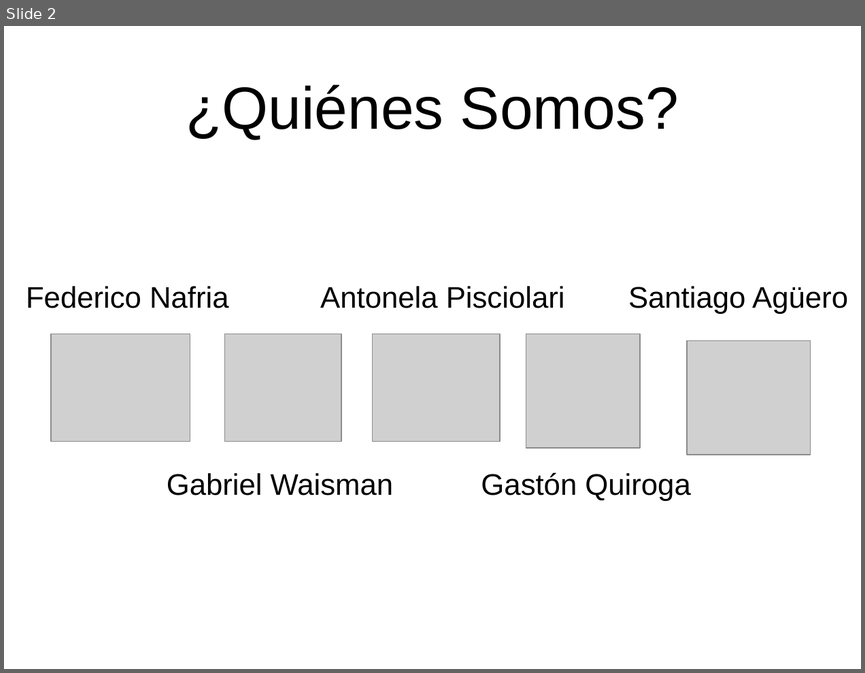
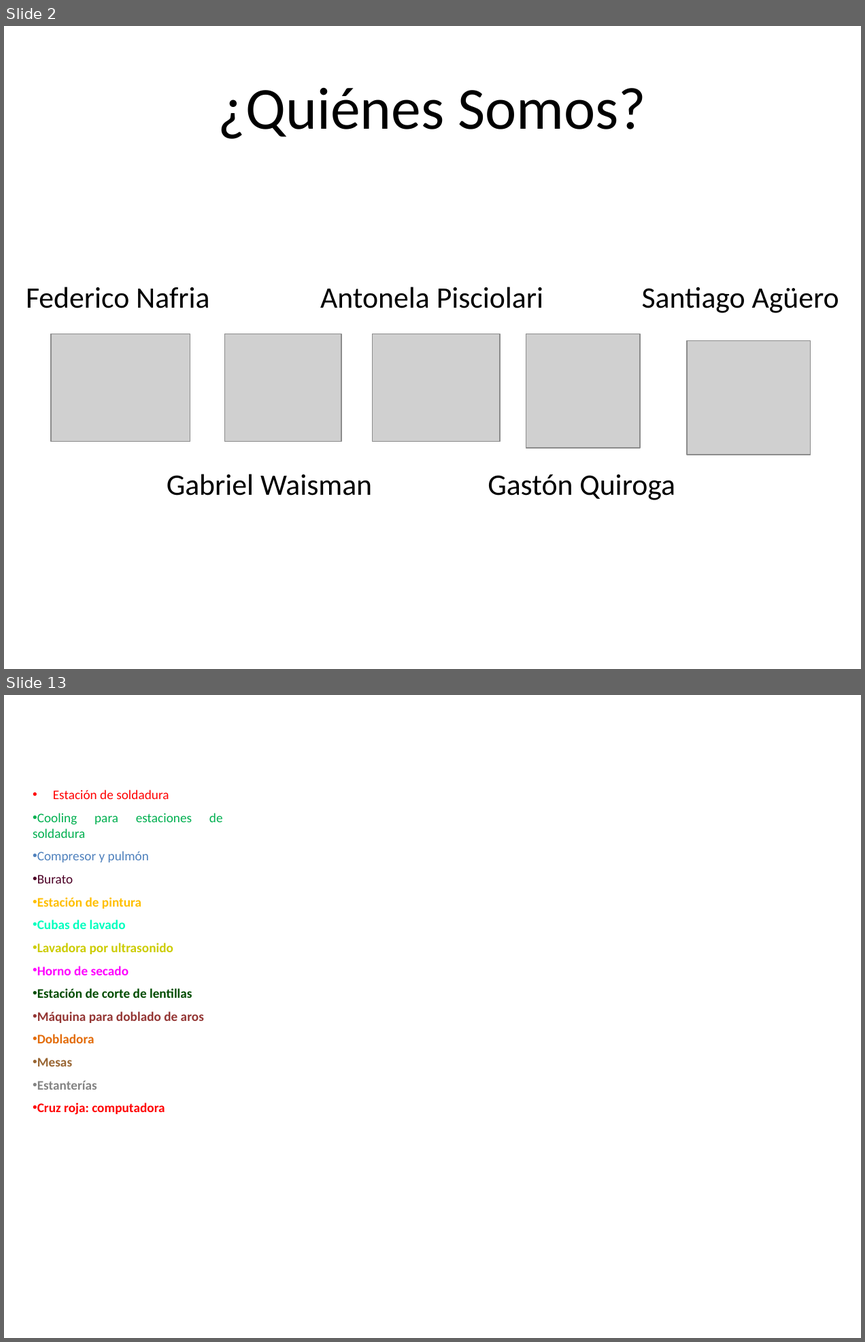
Before and after one commit to raulcareno/fruterio-kiwi-team, a slide deck: Presentaciones/Informe Preliminar.pptx. Shown one above the other, each under a label of ours: slide 2 before the commit, slides 2 and 13 after it; the slides between them are not shown. The pictures are 865x673 and 865x1342 pixels, drawn with LibreOffice and Linux fonts; fonts in the diff are those of the drawing; grey boxes stand for pictures; background and template pictures are left out. Boxes give left, top, right and bottom in pixels: in the first picture for what was removed or moved away, otherwise in the second. Text is boxed around its words. In the diff, an @@ line names an element or a change of style, - is before the commit and + after.

```diff
--- a/Presentaciones/Informe Preliminar.pptx
+++ b/Presentaciones/Informe Preliminar.pptx
@@ slide 13 added at (4, 695, 861, 1338), background picture (left out) @@
@@ rectangle added at (24, 783, 231, 1123), fill #FFFFFF, outline #FFFFFF 0.75 pt, 11 pt, text #FF0000, bold @@
+• Estación de soldadura
+• Cooling para estaciones de soldadura
+• Compresor y pulmón
+• Burato
+• Estación de pintura
+• Cubas de lavado
+• Lavadora por ultrasonido
+• Horno de secado
+• Estación de corte de lentillas
+• Máquina para doblado de aros
+• Dobladora
+• Mesas
+• Estanterías
+• Cruz roja: computadora
@@ slide 2 changed as well @@
@@ font Arial to Calibri in 6 elements at (218, 88, 646, 139), (167, 473, 372, 495), (320, 286, 543, 308), (26, 286, 209, 308), (487, 474, 675, 500), (642, 286, 839, 313) @@
@@ text "Santiago Agüero": place and size @@
-text "Santiago Agüero" at (628, 286, 848, 314)
+text "Santiago Agüero" at (642, 286, 839, 313)
@@ text "Gastón Quiroga": place and size @@
-text "Gastón Quiroga" at (481, 472, 690, 501)
+text "Gastón Quiroga" at (487, 474, 675, 500)
```
Also in this commit, not shown: 23 other slides added, 5 slides removed.
